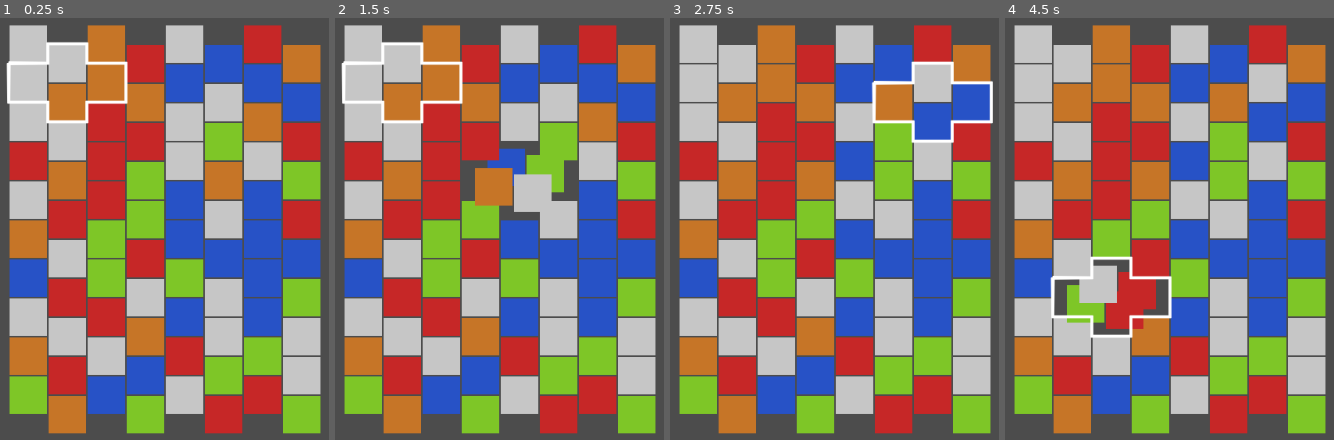
Above: before the commit, frames 1-4 (left to right).
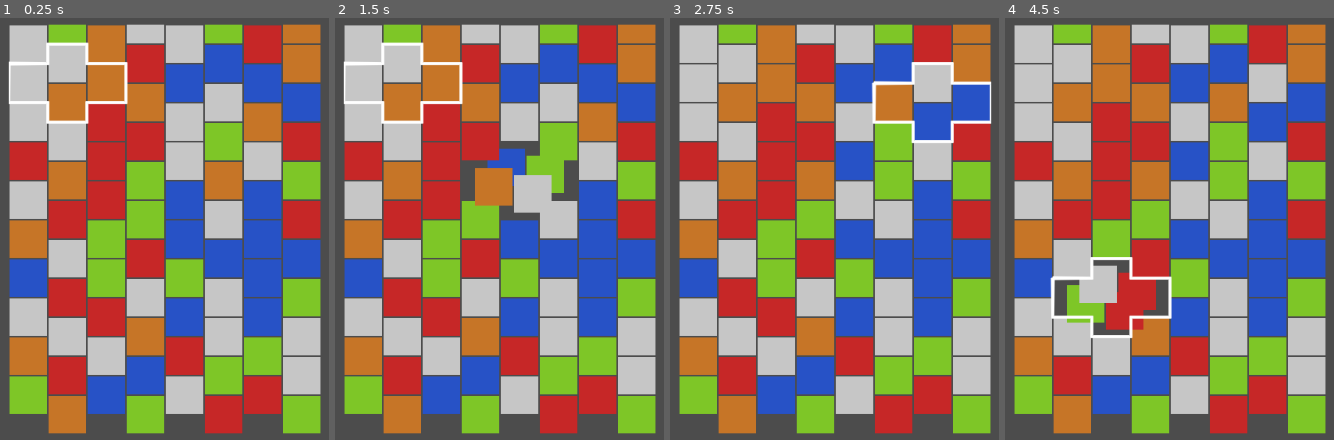
Above: after the commit, the same moments.

Repository: umxprime/puzzlebattles
Game: Godot game, scene res://Main.tscn
The game is run twice, just before and just after one commit, with the same random seed, the same clock (stepped at 60 frames per second) and the same inputs.
Inputs (mouse positions are in pixels of both pictures, inside the frame that each line leads up to):
- Up to frame 1 (0.25 s): no input
- Up to frame 2 (1.5 s): tap Enter at 0.5 s; move the mouse to (outside the picture) at 0.52 s; click (outside the picture) at 0.67 s; tap Space at 1.25 s; move the mouse to (341, 254) at 1.27 s; click (341, 254) at 1.42 s
- Up to frame 3 (2.75 s): tap Enter at 2 s; move the mouse to (913, 127) at 2.02 s; click (913, 127) at 2.17 s
- Up to frame 4 (4.5 s): tap Space at 2.75, 4.25 s; move the mouse to (1130, 321) at 2.77 s; click (1130, 321) at 2.92 s; tap Enter at 3.5 s; move the mouse to (outside the picture) at 3.52 s; click (outside the picture) at 3.67 s; move the mouse to (outside the picture) at 4.27 s; click (outside the picture) at 4.42 s

The runs differ from the first frame. In frame 1, 2.4% of the frame differs, in the area x 1-98%, y 1-26%; in frame 2, 2.4%; in frame 3, 2.5%, in the area x 14-99%, y 1-30%; in frame 4, 2.5%.

Commit message:
Extend grid and clip blocks outside visible board

Diff:
--- a/Main.tscn
+++ b/Main.tscn
@@ -2,5 +2,10 @@
 
 [ext_resource path="res://Nodes/Root.gd" type="Script" id=1]
 
-[node name="Root" type="Node2D"]
+[node name="Control" type="Control"]
+margin_right = 40.0
+margin_bottom = 40.0
 script = ExtResource( 1 )
+__meta__ = {
+"_edit_use_anchors_": false
+}
--- a/Models/GridModel.gd
+++ b/Models/GridModel.gd
@@ -42,8 +42,8 @@
 			pos.column = _grid.columns() - 2
 		if (pos.row < 0) :
 			pos.row = 0
-		if (pos.row >= _grid.rows() - 1):
-			pos.row = _grid.rows() - 2
+		if (pos.row >= _grid.visibleRows() - 1):
+			pos.row = _grid.visibleRows() - 2
 		if _pos.column == pos.column && _pos.row == pos.row:
 			return false
 		_pos.column = pos.column
@@ -124,16 +124,20 @@
 var _cells=[]
 var _columns:int
 var _rows:int
+var _visibleRows:int
 var _cursor:CursorModel
 func _init(columns:int, rows:int):
 	_columns = columns
-	_rows = rows
+	_visibleRows = rows
+	_rows = rows * 2
 	_cursor = CursorModel.new(self, GridCoordinate.new(rows / 2, columns / 2))
 	_fill()
 func cells() -> Array:
 	return _cells.duplicate()
 func columns() -> int :
 	return _columns
+func visibleRows() -> int :
+	return _visibleRows
 func rows() -> int :
 	return _rows
 func cellAt(pos:GridCoordinate) -> Cell :
--- a/Nodes/BlockNode.gd
+++ b/Nodes/BlockNode.gd
@@ -25,7 +25,7 @@
 		return
 	var pos:Vector2
 	pos.x = _cell.position().column * _bounds.size.x
-	pos.y = (_cell._grid.rows()-_cell.position().row-1)*_bounds.size.y + (_cell.position().column%2) * _half.y
+	pos.y = (_cell._grid.visibleRows()-_cell.position().row-1)*_bounds.size.y + (_cell.position().column%2) * _half.y
 	if !animate:
 		position = pos + _half
 		_cell.setNeedsDisplay(false)
--- a/Nodes/CursorNode.gd
+++ b/Nodes/CursorNode.gd
@@ -39,4 +39,4 @@
 #	pass
 func updatePosition():
 	position.x = (_model.position().column * _cellSize.x) - _cellSize.x
-	position.y = ((_model.grid().rows() - _model.position().row - 2.5) * _cellSize.y) + (_cellSize.y * 0.5 * (_model.position().column%2))
+	position.y = ((_model.grid().visibleRows() - _model.position().row - 2.5) * _cellSize.y) + (_cellSize.y * 0.5 * (_model.position().column%2))
--- a/Nodes/GridNode.gd
+++ b/Nodes/GridNode.gd
@@ -1,4 +1,4 @@
-extends Node2D
+extends Control
 
 class_name GridNode
 
@@ -13,11 +13,13 @@
 
 # Called when the node enters the scene tree for the first time.
 func _ready():
+	rect_clip_content = true
 	var width:int = _gridModel.columns() * _blockSize
-	var height:int = _gridModel.rows() * _blockSize + (_blockSize / 2)
+	var height:int = _gridModel.visibleRows() * _blockSize + (_blockSize / 2)
 	var size = Vector2(width, height)
+	rect_size = size
 	var viewportSize = (get_tree().get_root() as Viewport).size
-	position = (viewportSize - size) / 2
+	rect_position = (viewportSize - size) / 2
 	for row in range(0,_gridModel.rows()):
 		for column in range(0,_gridModel.columns()):
 			var cell = _gridModel.cellAt(GridModel.GridCoordinate.new(row,column))
--- a/Nodes/Root.gd
+++ b/Nodes/Root.gd
@@ -1,4 +1,4 @@
-extends Node2D
+extends Control
 
 class_name Root
 
--- a/project.godot
+++ b/project.godot
@@ -24,12 +24,12 @@
 "language": "GDScript",
 "path": "res://Models/GridModel.gd"
 }, {
-"base": "Node2D",
+"base": "Control",
 "class": "GridNode",
 "language": "GDScript",
 "path": "res://Nodes/GridNode.gd"
 }, {
-"base": "Node2D",
+"base": "Control",
 "class": "Root",
 "language": "GDScript",
 "path": "res://Nodes/Root.gd"
